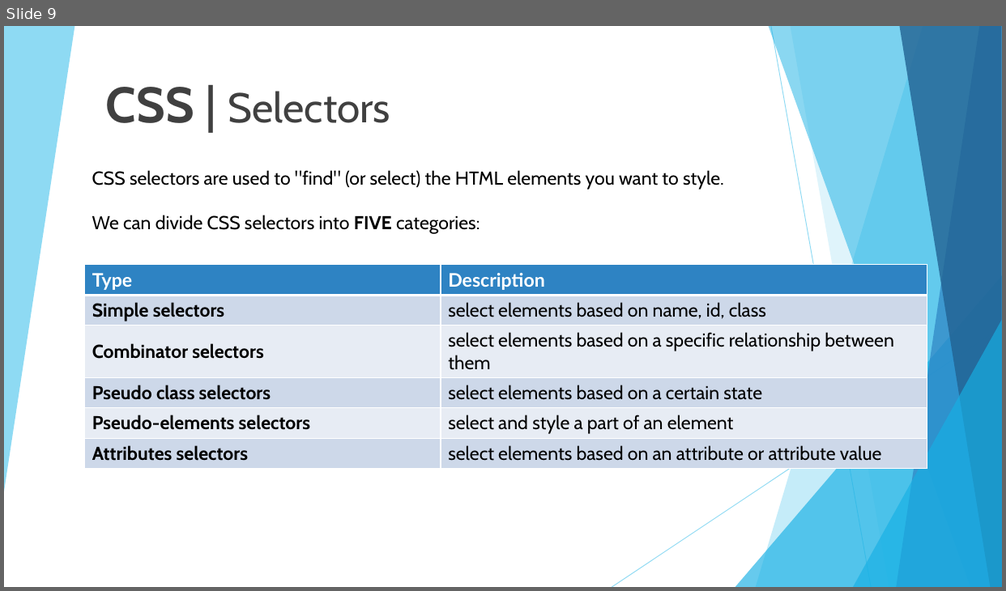
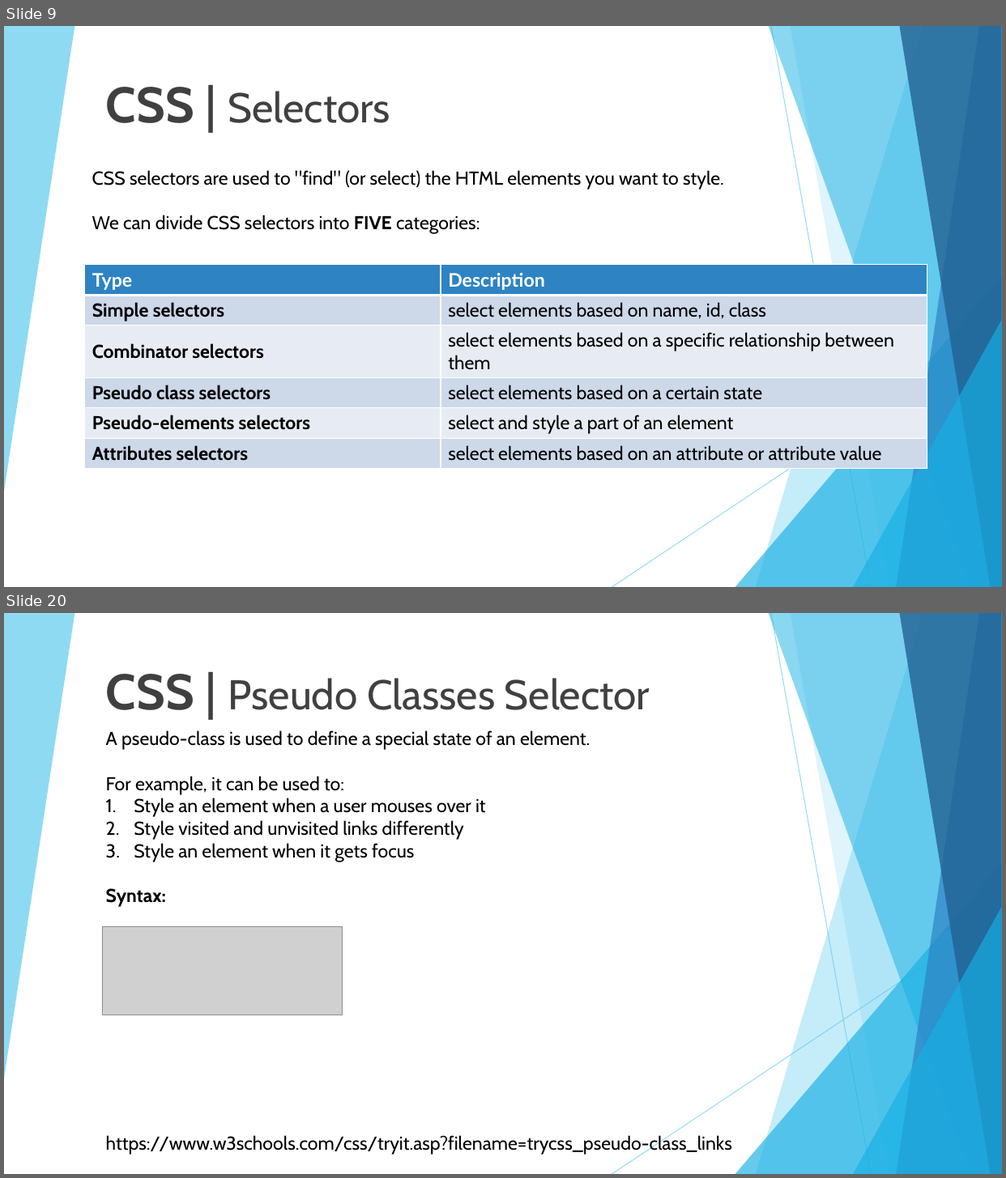
Before and after one commit to 01Primo/slides, a slide deck: 05_CSS.pptx. Shown one above the other, each under a label of ours: slide 9 before the commit, slides 9 and 20 after it; the slides between them are not shown. The pictures are 1006x591 and 1006x1178 pixels, drawn with LibreOffice and Linux fonts; fonts in the diff are those of the drawing; grey boxes stand for pictures. Boxes give left, top, right and bottom in pixels: in the first picture for what was removed or moved away, otherwise in the second. Text is boxed around its words. In the diff, an @@ line names an element or a change of style, - is before the commit and + after.

```diff
--- a/05_CSS.pptx
+++ b/05_CSS.pptx
@@ slide 20 added at (4, 613, 1002, 1174), background #FFFFFF; not listed: 10 template elements that a slide beside it also shows @@
@@ title added at (106, 674, 650, 710), 40 pt, text #404040 @@
+CSS | Pseudo Classes Selector
@@ text added at (106, 730, 590, 907), 18 pt, text #000000 @@
+A pseudo-class is used to define a special state of an element.
+For example, it can be used to:
+1. Style an element when a user mouses over it
+2. Style visited and unvisited links differently
+3. Style an element when it gets focus
+Syntax:
@@ picture added at (103, 926, 343, 1016) @@
@@ text added at (106, 1135, 732, 1156), 18 pt, text #000000 @@
+https://www.w3schools.com/css/tryit.asp?filename=trycss_pseudo-class_links
```
Also in this commit, not shown: 5 slides changed, 12 other slides added, 2 slides removed.
